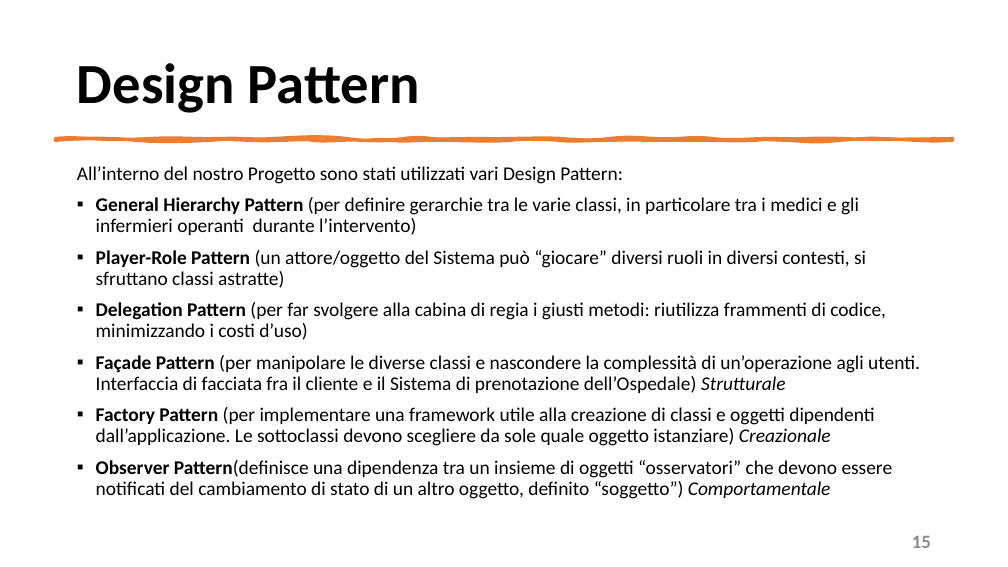
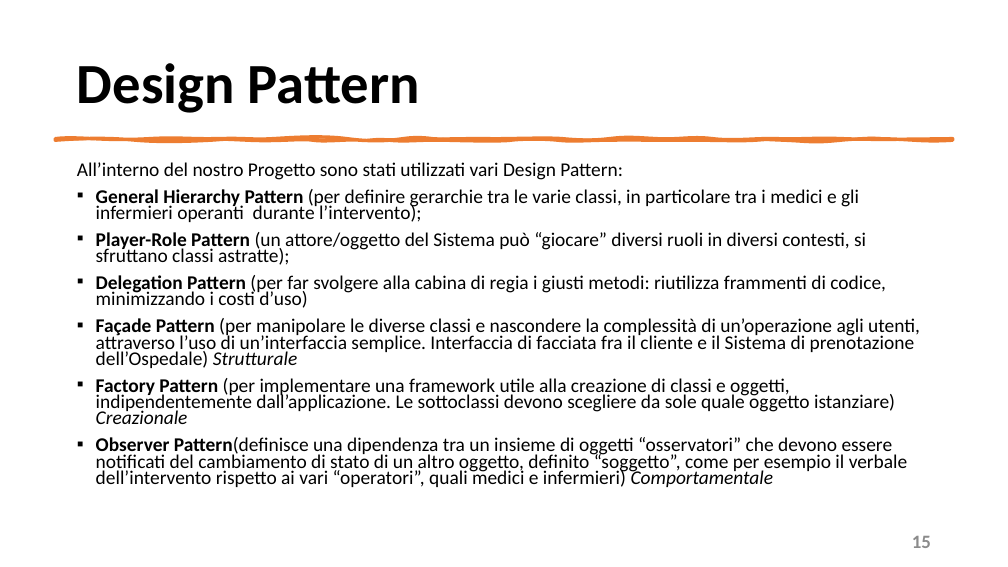
Before and after one commit to mangilimatteo/Progetto_Ingegneria_Software_Cattaneo_Mangili_Saini, a slide deck: slide 15 of Presentazione/Presentazione_Progetto.pptx. Drawn at 1008x567 pixels with LibreOffice and Linux fonts; fonts in the diff are those of the drawing. Boxes give left, top, right and bottom in pixels: in the first picture for what was removed or moved away, otherwise in the second. Text is boxed around its words. In the diff, an @@ line names an element or a change of style, - is before the commit and + after.

Commit message:
Update Presentazione
Correzione generale

```diff
--- a/Presentazione/Presentazione_Progetto.pptx
+++ b/Presentazione/Presentazione_Progetto.pptx
@@ text at (77,162,886,308): line spacing 0.9 to 0.7 @@
@@ text at (96,189,866,265): text changed @@
-▪ General Hierarchy Pattern (per definire gerarchie tra le varie classi, in particolare tra i medici e gli infermieri operanti durante l’intervento)
-▪ Player-Role Pattern (un attore/oggetto del Sistema può “giocare” diversi ruoli in diversi contesti, si sfruttano classi astratte)
+▪ General Hierarchy Pattern (per definire gerarchie tra le varie classi, in particolare tra i medici e gli infermieri operanti durante l’intervento);
+▪ Player-Role Pattern (un attore/oggetto del Sistema può “giocare” diversi ruoli in diversi contesti, si sfruttano classi astratte);
@@ text at (96,318,920,487): text changed @@
-▪ Façade Pattern (per manipolare le diverse classi e nascondere la complessità di un’operazione agli utenti. Interfaccia di facciata fra il cliente e il Sistema di prenotazione dell’Ospedale) Strutturale
-▪ Factory Pattern (per implementare una framework utile alla creazione di classi e oggetti dipendenti dall’applicazione. Le sottoclassi devono scegliere da sole quale oggetto istanziare) Creazionale
-▪ Observer Pattern(definisce una dipendenza tra un insieme di oggetti “osservatori” che devono essere notificati del cambiamento di stato di un altro oggetto, definito “soggetto”) Comportamentale
+▪ Façade Pattern (per manipolare le diverse classi e nascondere la complessità di un’operazione agli utenti, attraverso l’uso di un’interfaccia semplice. Interfaccia di facciata fra il cliente e il Sistema di prenotazione dell’Ospedale) Strutturale
+▪ Factory Pattern (per implementare una framework utile alla creazione di classi e oggetti, indipendentemente dall’applicazione. Le sottoclassi devono scegliere da sole quale oggetto istanziare) Creazionale
+▪ Observer Pattern(definisce una dipendenza tra un insieme di oggetti “osservatori” che devono essere notificati del cambiamento di stato di un altro oggetto, definito “soggetto”, come per esempio il verbale dell’intervento rispetto ai vari “operatori”, quali medici e infermieri) Comportamentale
```
Also in this commit, not shown: 14 other slides changed.
